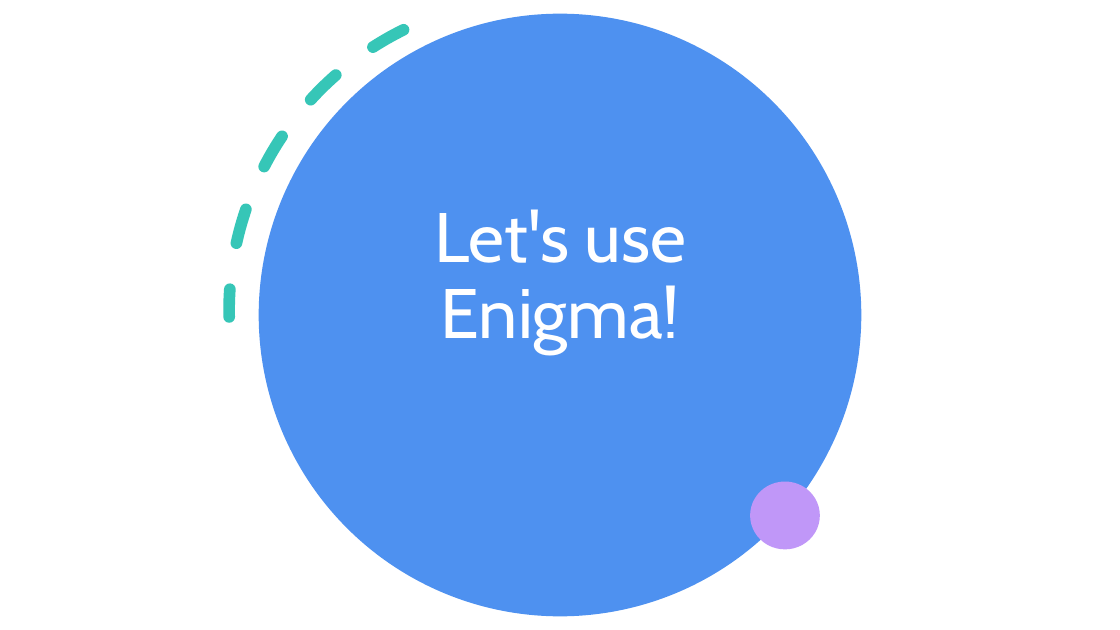
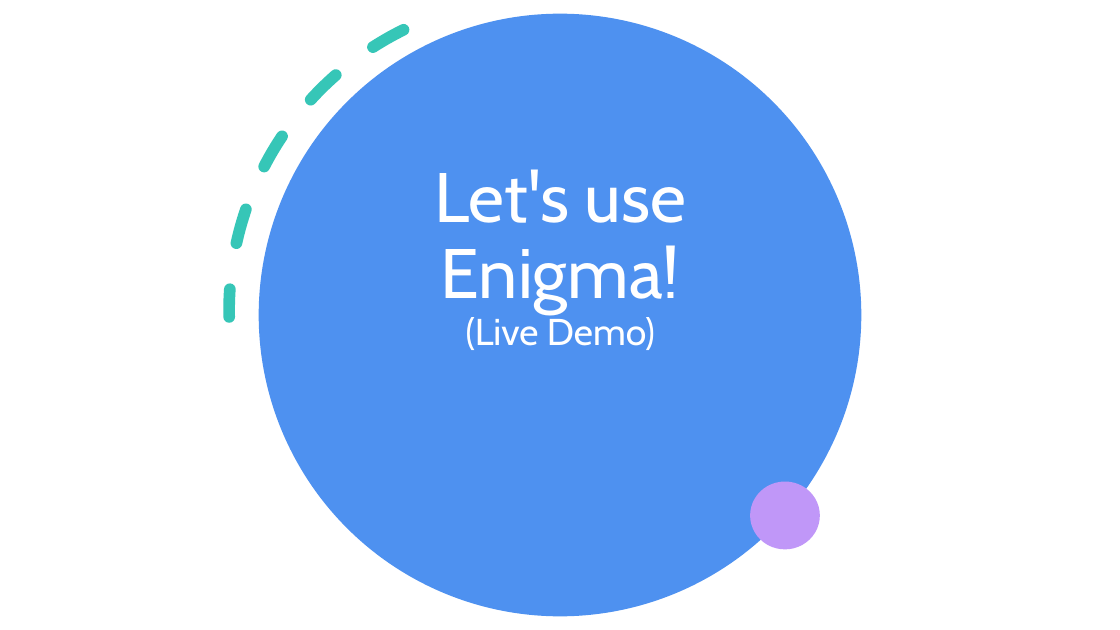
Before and after one commit to elliot-brooks/enigma-simulator, a slide deck: slide 9 of docs/project/The Enigma Simulator Presentation.pptx. Drawn at 1120x630 pixels with LibreOffice and Linux fonts; fonts in the diff are those of the drawing. Boxes give left, top, right and bottom in pixels: in the first picture for what was removed or moved away, otherwise in the second. Text is boxed around its words. In the diff, an @@ line names an element or a change of style, - is before the commit and + after.

```diff
--- a/docs/project/The Enigma Simulator Presentation.pptx
+++ b/docs/project/The Enigma Simulator Presentation.pptx
@@ title at (434, 169, 687, 350): text changed @@
-Let's use Enigma!
+Let's use Enigma!
+(Live Demo)
```
Also in this commit, not shown: 1 other slide changed, 4 slides removed, 1 other file.
